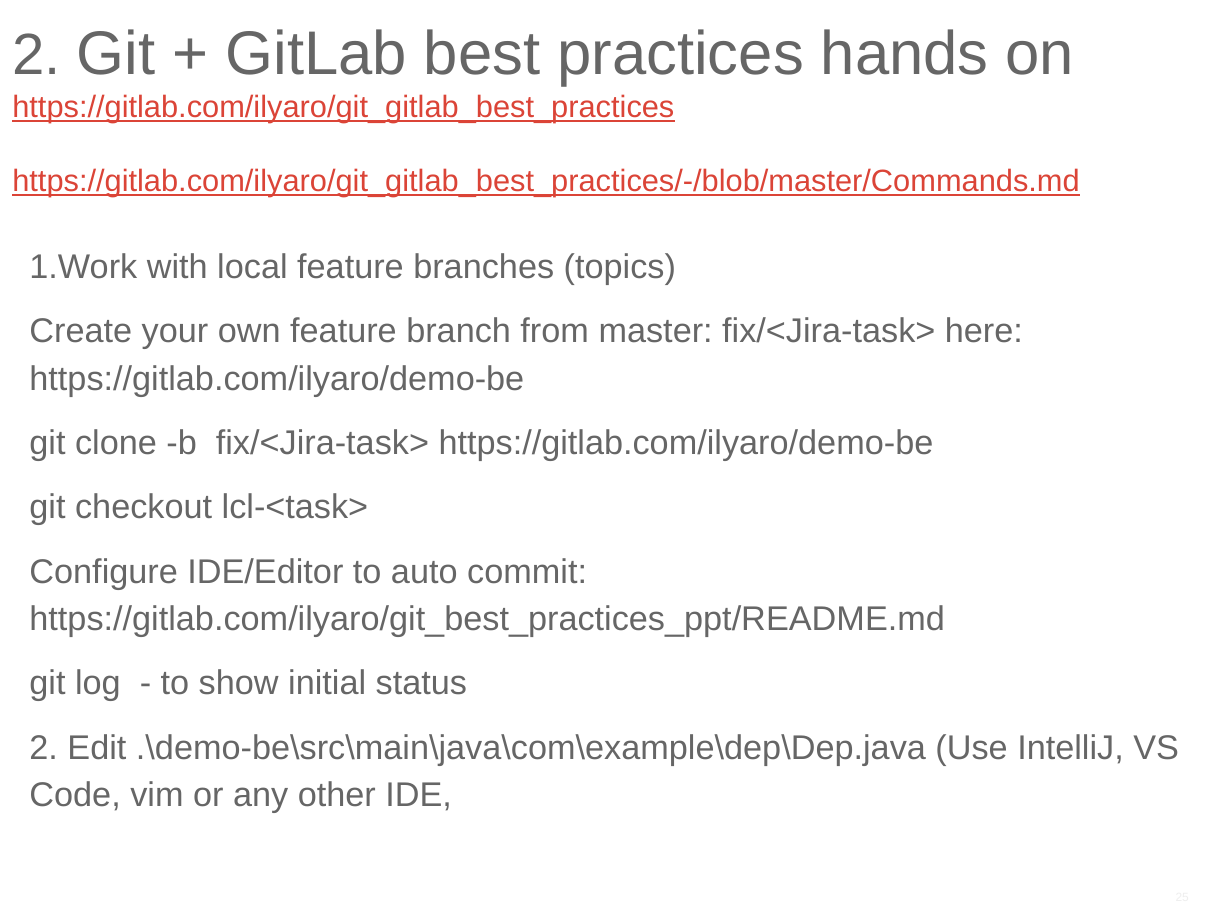
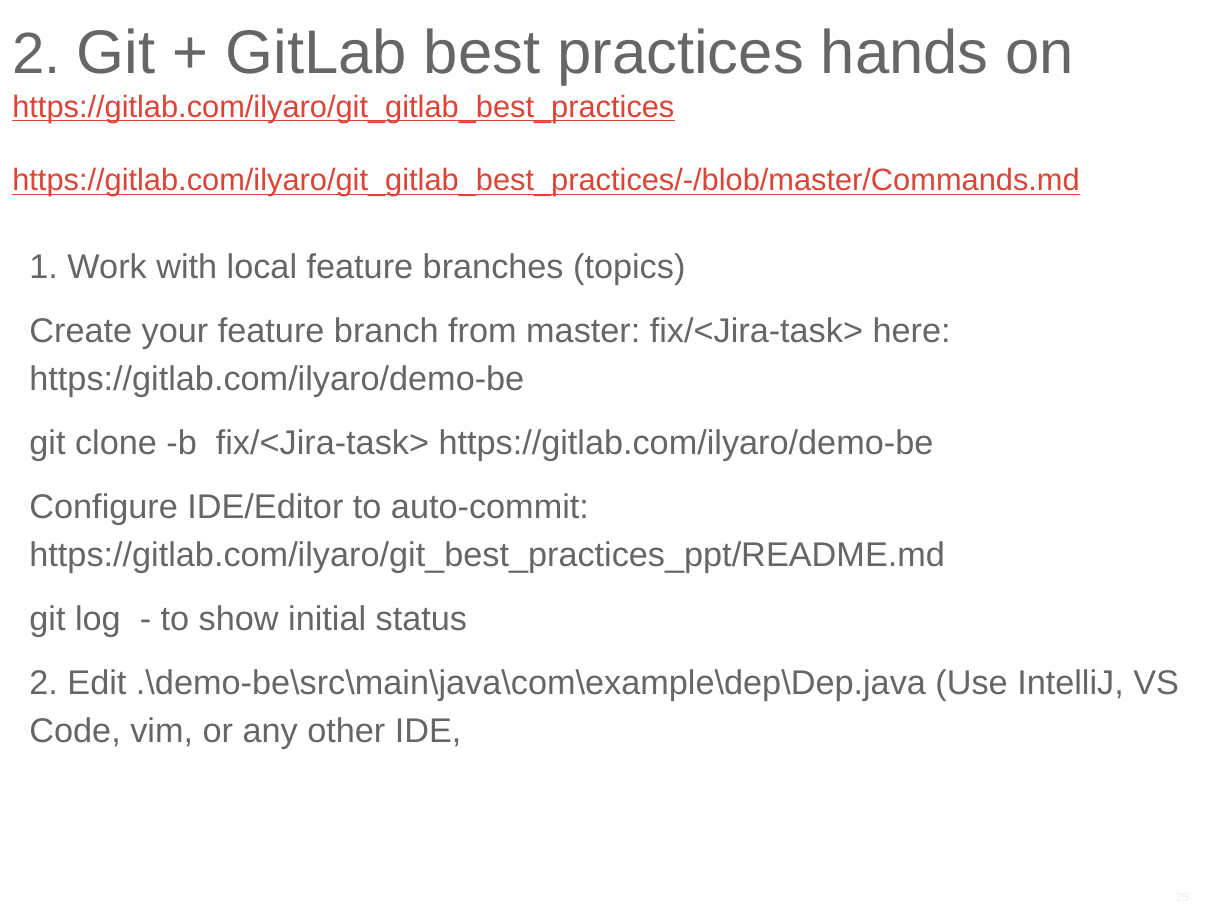
Before and after one commit to ilyaro/mysite, a slide deck: slide 25 of WorkStuff/Courses/Git/Git_Gitlab_Best_Practices/Git_Gitlab_BestPractices.pptx. Drawn at 1232x924 pixels with LibreOffice and Linux fonts; fonts in the diff are those of the drawing. Boxes give left, top, right and bottom in pixels: in the first picture for what was removed or moved away, otherwise in the second. Text is boxed around its words. In the diff, an @@ line names an element or a change of style, - is before the commit and + after.

Commit message:
last version of best practices from CKP

```diff
--- a/WorkStuff/Courses/Git/Git_Gitlab_Best_Practices/Git_Gitlab_BestPractices.pptx
+++ b/WorkStuff/Courses/Git/Git_Gitlab_Best_Practices/Git_Gitlab_BestPractices.pptx
@@ text at (29, 253, 951, 396): text changed @@
-1.Work with local feature branches (topics)
-Create your own feature branch from master: fix/<Jira-task> here: https://gitlab.com/ilyaro/demo-be
+1. Work with local feature branches (topics)
+Create your feature branch from master: fix/<Jira-task> here: https://gitlab.com/ilyaro/demo-be
@@ text at (29, 493, 945, 572): text changed @@
-git checkout lcl-<task>
-Configure IDE/Editor to auto commit: https://gitlab.com/ilyaro/git_best_practices_ppt/README.md
+Configure IDE/Editor to auto-commit: https://gitlab.com/ilyaro/git_best_practices_ppt/README.md
@@ text at (29, 669, 1179, 748): text changed @@
-2. Edit .\demo-be\src\main\java\com\example\dep\Dep.java (Use IntelliJ, VS Code, vim or any other IDE,
+2. Edit .\demo-be\src\main\java\com\example\dep\Dep.java (Use IntelliJ, VS Code, vim, or any other IDE,
```
Also in this commit, not shown: 14 other slides changed, 6 slides added, 1 slide removed.
